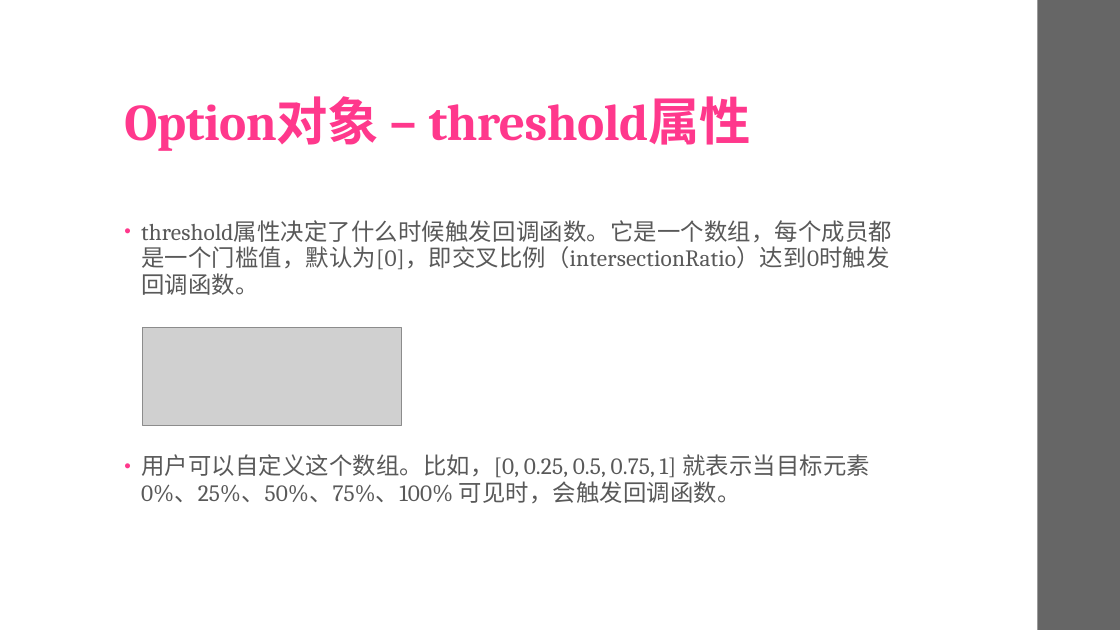
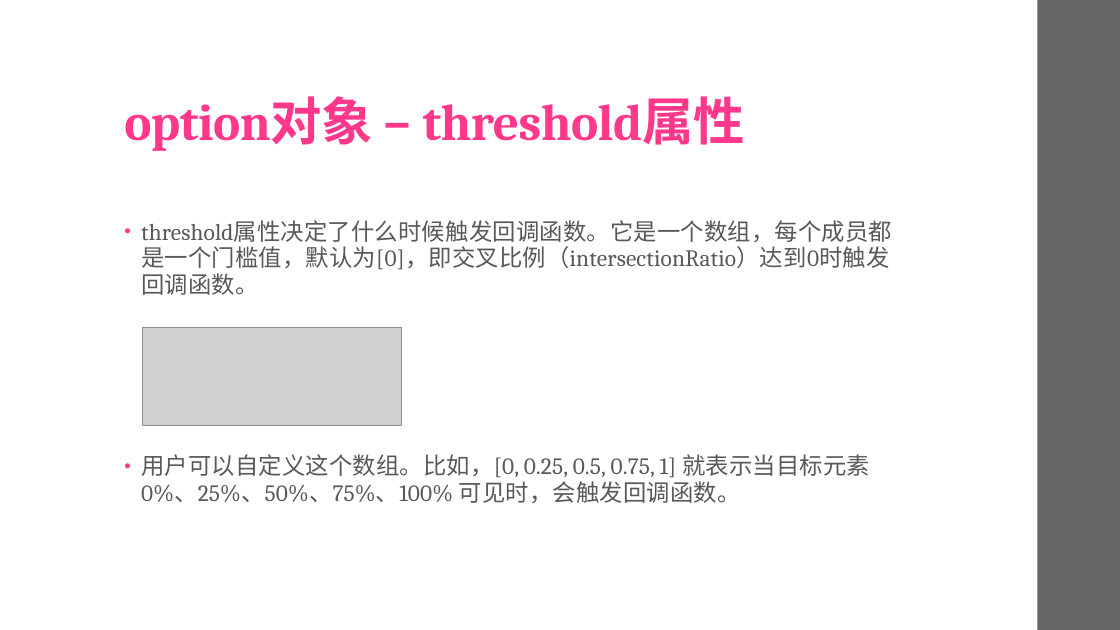
Before and after one commit to uaoin/IntersectionObserver-API, a slide deck: slide 12 of IntersectionObserver.pptx. Drawn at 1120x630 pixels with LibreOffice and Linux fonts; fonts in the diff are those of the drawing; grey boxes stand for pictures. Boxes give left, top, right and bottom in pixels: in the first picture for what was removed or moved away, otherwise in the second. Text is boxed around its words. In the diff, an @@ line names an element or a change of style, - is before the commit and + after.

```diff
--- a/IntersectionObserver.pptx
+++ b/IntersectionObserver.pptx
@@ title at (x1=124, y1=96, x2=745, y2=151): text changed @@
-Option对象 – threshold属性
+option对象 – threshold属性
```
Also in this commit, not shown: 10 other slides changed.
